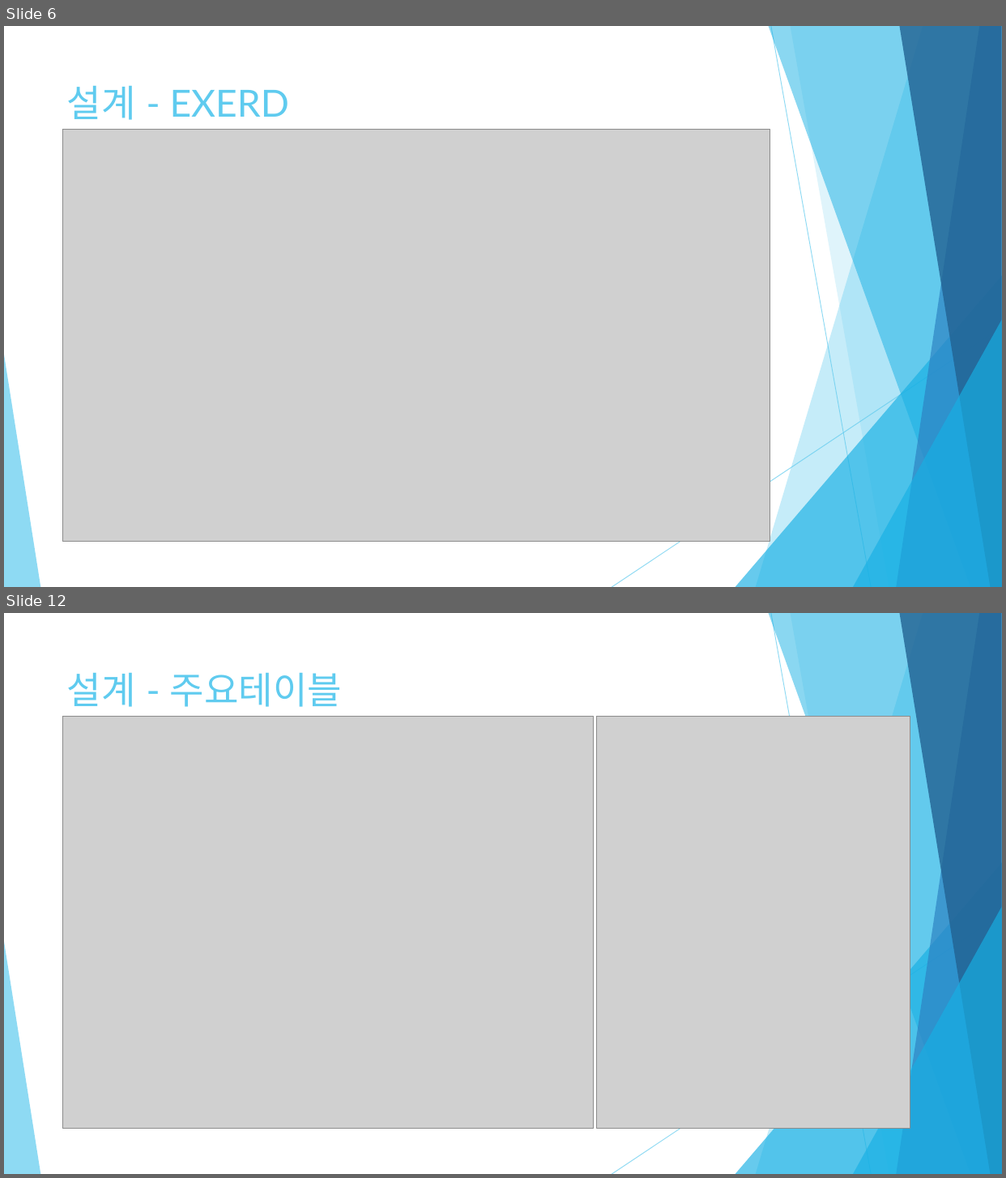
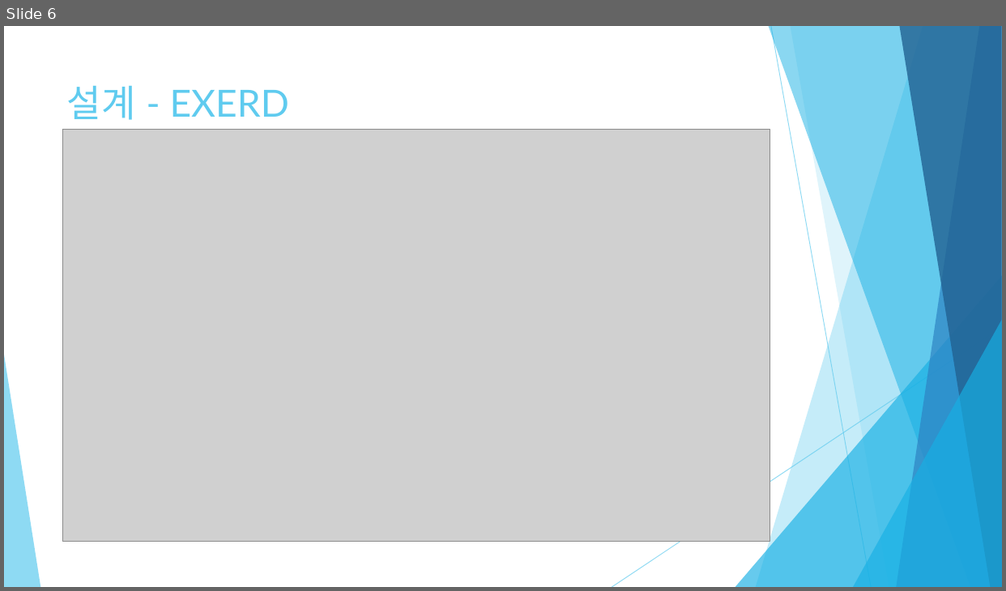
Before and after one commit to mywns123/project_yeop, a slide deck: document/세탁물 주문 관리_임준엽.pptx. Shown one above the other, each under a label of ours: slides 6 and 12 before the commit, slide 6 after it; the slides between them are not shown. The pictures are 1006x1178 and 1006x591 pixels, drawn with LibreOffice and Linux fonts; fonts in the diff are those of the drawing; grey boxes stand for pictures. Boxes give left, top, right and bottom in pixels: in the first picture for what was removed or moved away, otherwise in the second. Text is boxed around its words. In the diff, an @@ line names an element or a change of style, - is before the commit and + after.

```diff
--- a/document/세탁물 주문 관리_임준엽.pptx
+++ b/document/세탁물 주문 관리_임준엽.pptx
@@ slide 12 removed at [4,613,1002,1174], background #FFFFFF; not listed: 10 template elements that a slide beside it also shows @@
@@ title removed at [67,673,343,707] @@
-설계 - 주요테이블
@@ picture removed at [63,717,594,1129] @@
@@ picture removed at [597,717,910,1129] @@
```
Also in this commit, not shown: 19 slides changed, 5 other slides removed, 4 other files.
